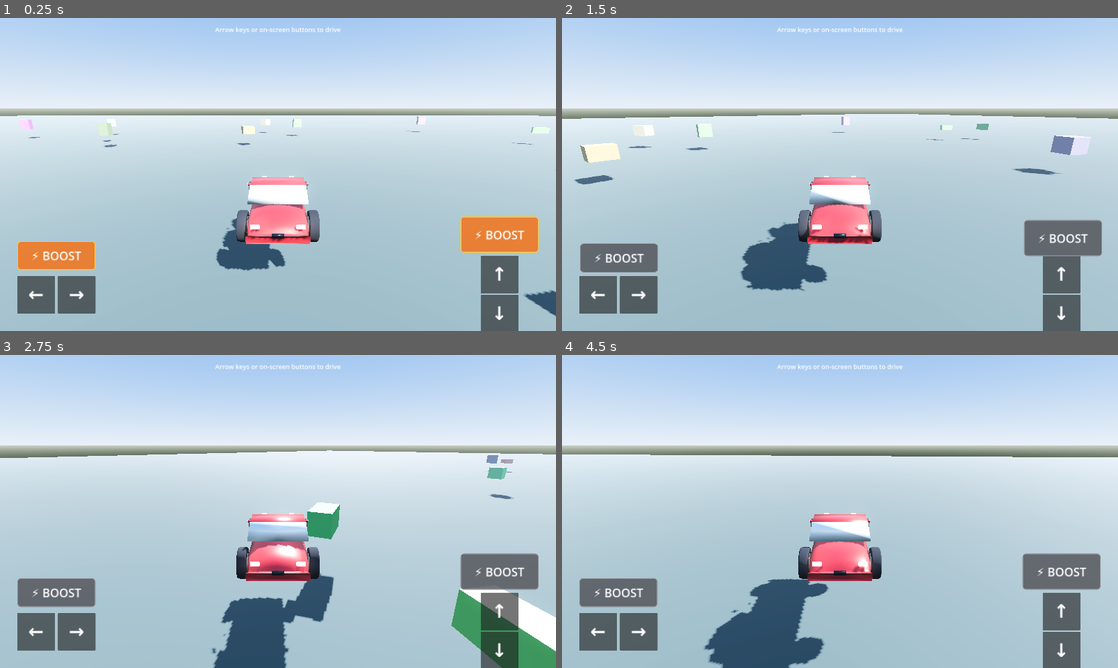
Above: before the commit, frames 1-4 (two rows, left to right).
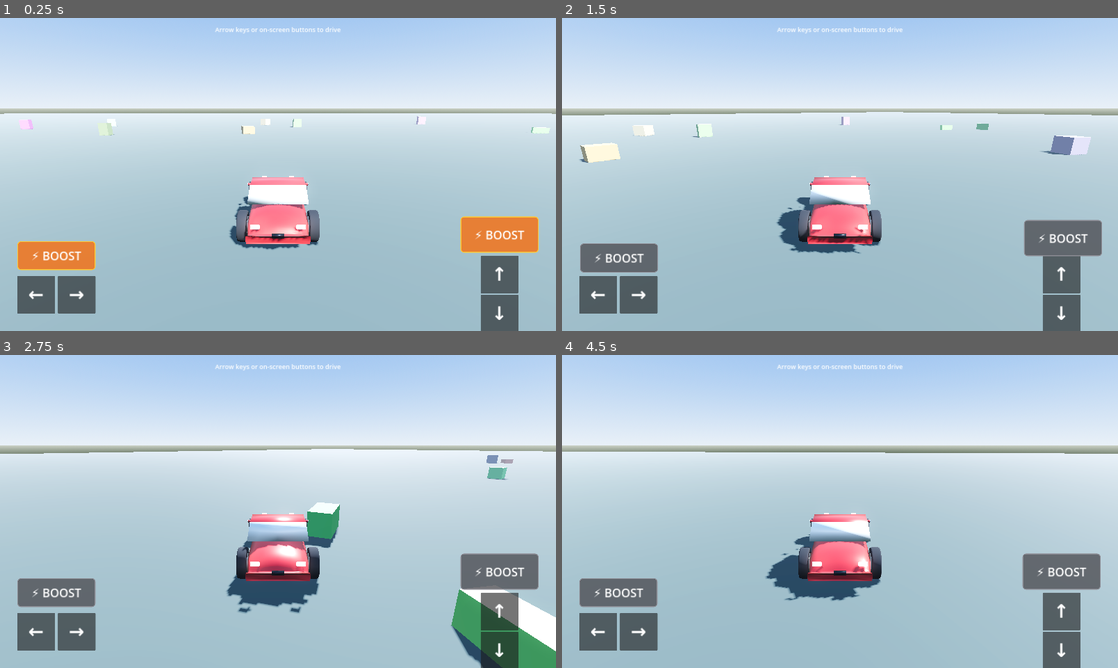
Above: after the commit, the same moments.

Repository: Kakcalu13/Inkhelhna-ho-te
Game: Godot game, scene res://scenes/world.tscn
Same seed, same stepped clock (60 frames per second), same inputs: the game is played once before the commit and once after it.
Inputs (mouse positions are in pixels of both pictures, inside the frame that each line leads up to):
- Up to frame 1 (0.25 s): no input
- Up to frame 2 (1.5 s): tap Enter at 0.5 s; move the mouse to (962, 158) at 0.52 s; hold Right (ui_right) 0.53-1.25 s; tap Space (boost) at 0.6 s; click (962, 158) at 0.67 s; drag from (728, 190) to (812, 237) at 1.27 s
- Up to frame 3 (2.75 s): move the mouse to (333, 442) at 2.02 s; hold Right (ui_right) from 2.03 s (still down); tap Space (boost) at 2.1 s
- Up to frame 4 (4.5 s): release Right (ui_right) at 2.75 s; drag from (812, 574) to (673, 464) at 2.77 s; move the mouse to (1006, 558) at 3.52 s; hold Left (ui_left) 3.53-4.25 s; tap Space (boost) at 3.6 s; drag from (673, 464) to (756, 433) at 4.27 s

The runs differ from the first frame. In frame 1, 2.1% of the frame differs, in the area x 0-100%, y 30-96%; in frame 2, 3.5%; in frame 3, 5.1%; in frame 4, 5.7%, in the area x 0-100%, y 30-100%.

Commit message:
removed z

Diff:
--- a/game/scenes/world.tscn
+++ b/game/scenes/world.tscn
@@ -68,7 +68,6 @@
 [node name="Ground" type="StaticBody3D" parent="."]
 
 [node name="GroundMesh" type="MeshInstance3D" parent="Ground"]
-transform = Transform3D(1, 0, 0, 0, 1, 0, 0, 0, 1, 0, -1.725, 0)
 material_override = SubResource("Ground_Mat")
 mesh = SubResource("Plane_Mesh")
 
